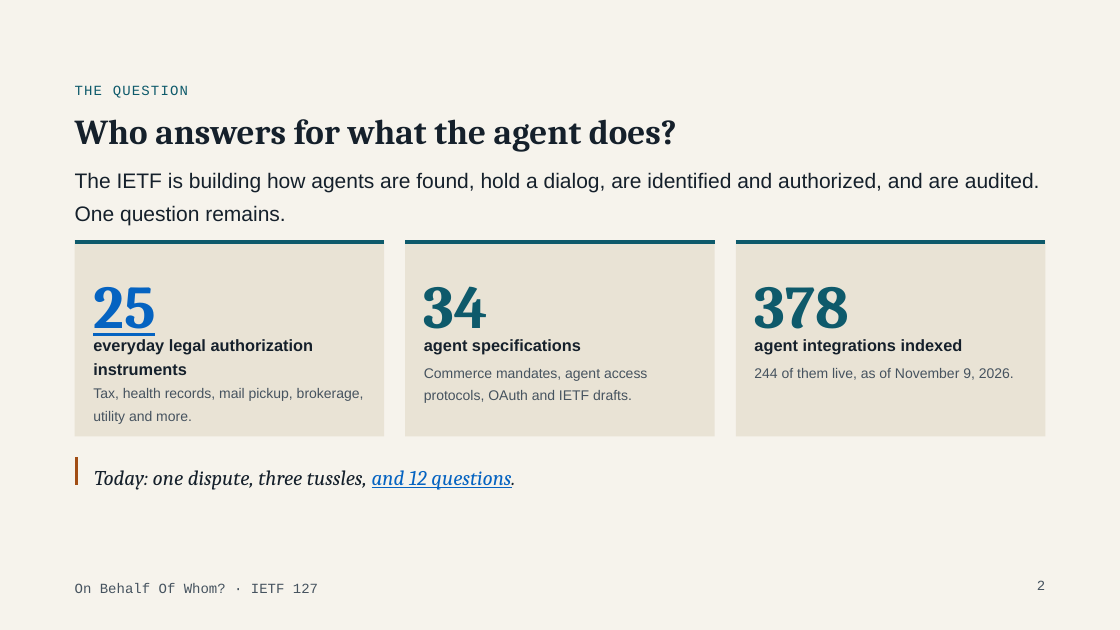
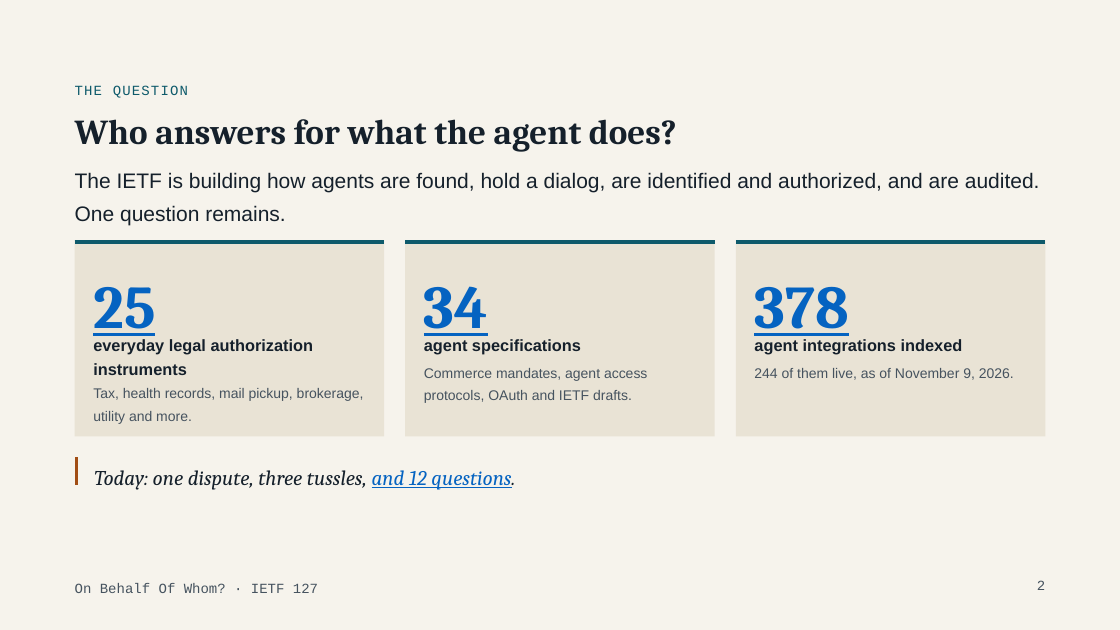
Before and after one commit to dazzaji/agent4whom, a slide deck: slide 2 of slides/IETF-Talk-V-0-6.pptx. Drawn at 1120x630 pixels with LibreOffice and Linux fonts; fonts in the diff are those of the drawing. Boxes give left, top, right and bottom in pixels: in the first picture for what was removed or moved away, otherwise in the second. Text is boxed around its words. In the diff, an @@ line names an element or a change of style, - is before the commit and + after.

Commit message:
final slide update

```diff
--- a/slides/IETF-Talk-V-0-6.pptx
+++ b/slides/IETF-Talk-V-0-6.pptx
@@ text "34" at <box>424,286,488,341</box>: text colour #0E5A6B to #0563C1, underline on @@
@@ text "378" at <box>754,287,848,341</box>: text colour #0E5A6B to #0563C1, underline on @@
```
Also in this commit, not shown: 2 other files.
